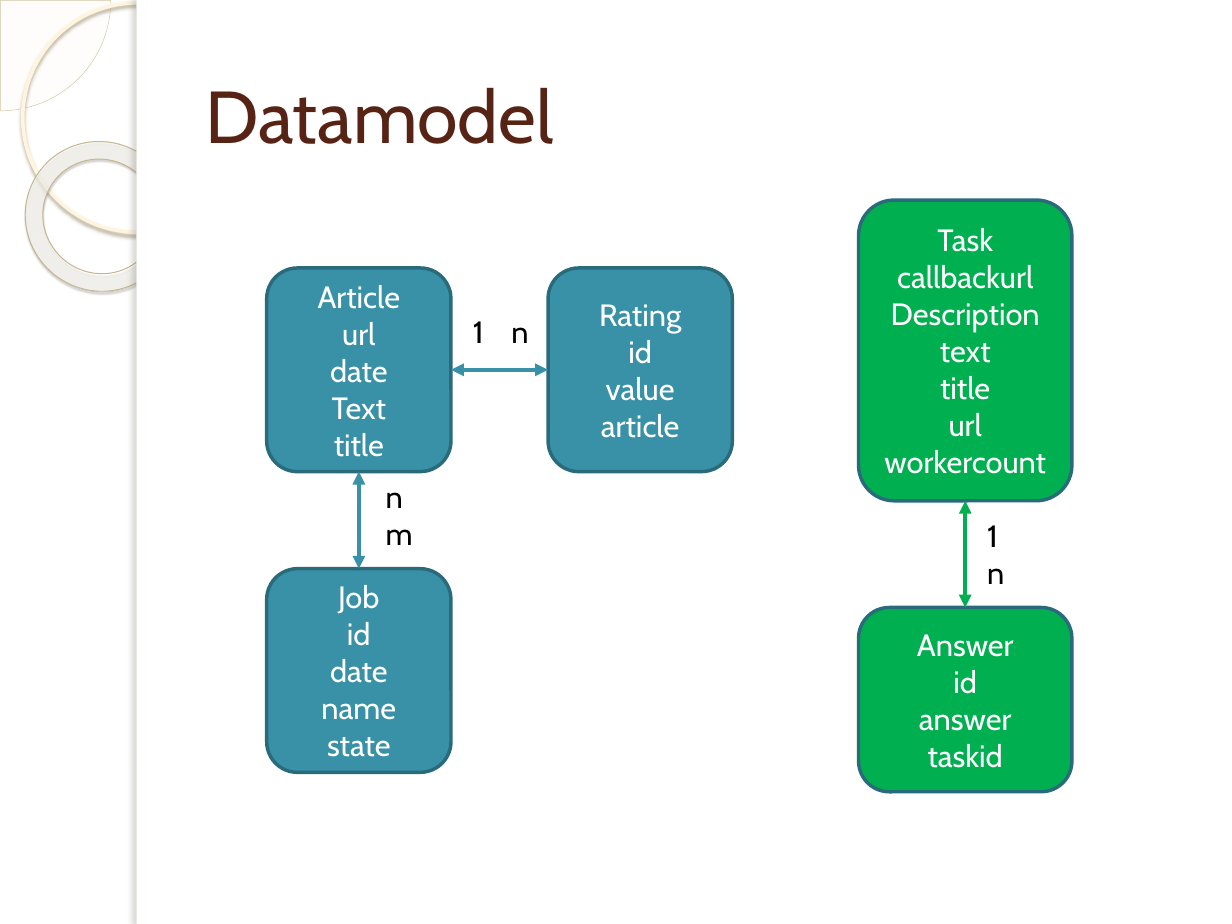
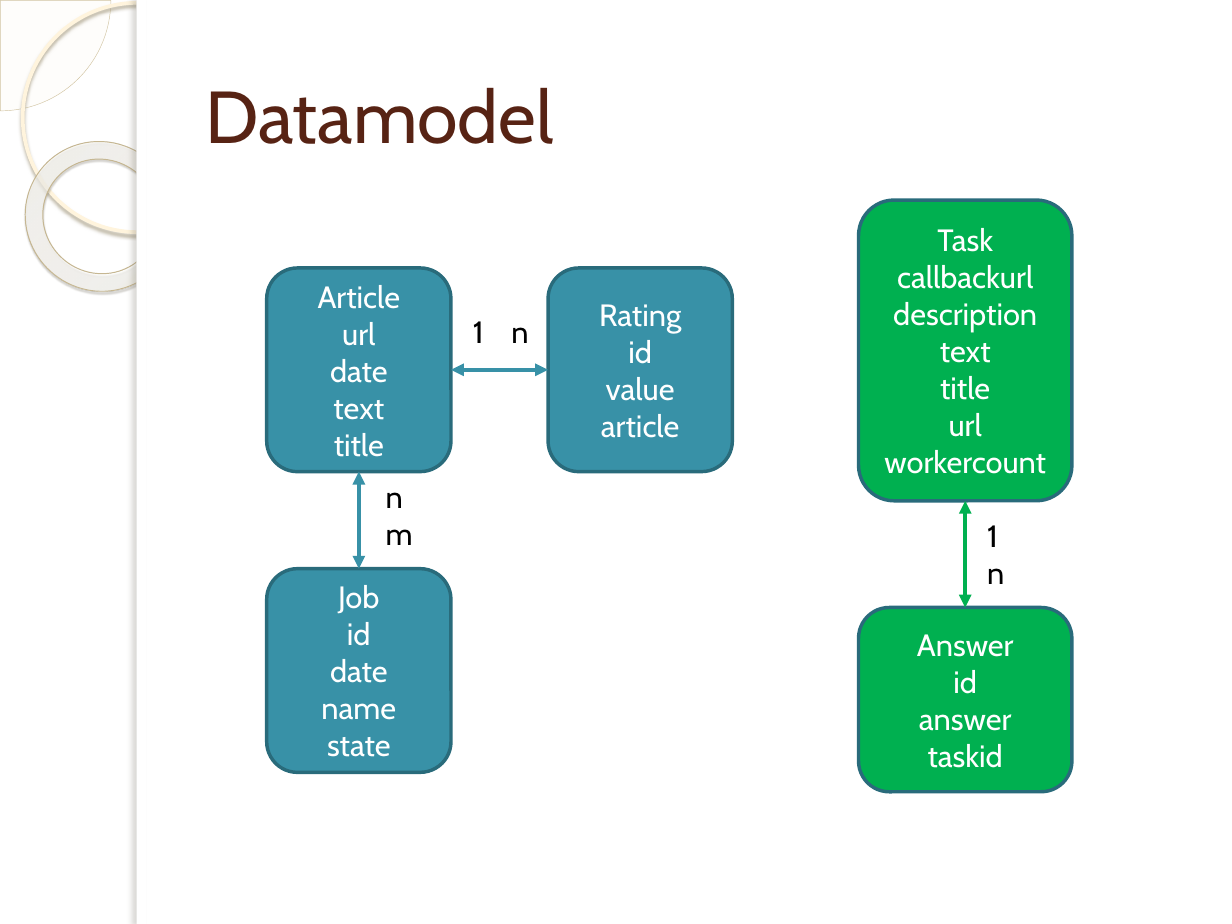
Before and after one commit to eeezyy/CompanyTrends, a slide deck: slide 5 of presentation/AIC Presentation-v2.pptx. Drawn at 1232x924 pixels with LibreOffice and Linux fonts; fonts in the diff are those of the drawing; background and template pictures are left out. Boxes give left, top, right and bottom in pixels: in the first picture for what was removed or moved away, otherwise in the second. Text is boxed around its words. In the diff, an @@ line names an element or a change of style, - is before the commit and + after.

```diff
--- a/presentation/AIC Presentation-v2.pptx
+++ b/presentation/AIC Presentation-v2.pptx
@@ text in rounded rectangle at (893,302,1037,332): text changed @@
-Description
+description
@@ text in rounded rectangle at (333,400,384,420): text changed @@
-Text
+text
```
Also in this commit, not shown: 1 other slide changed.
